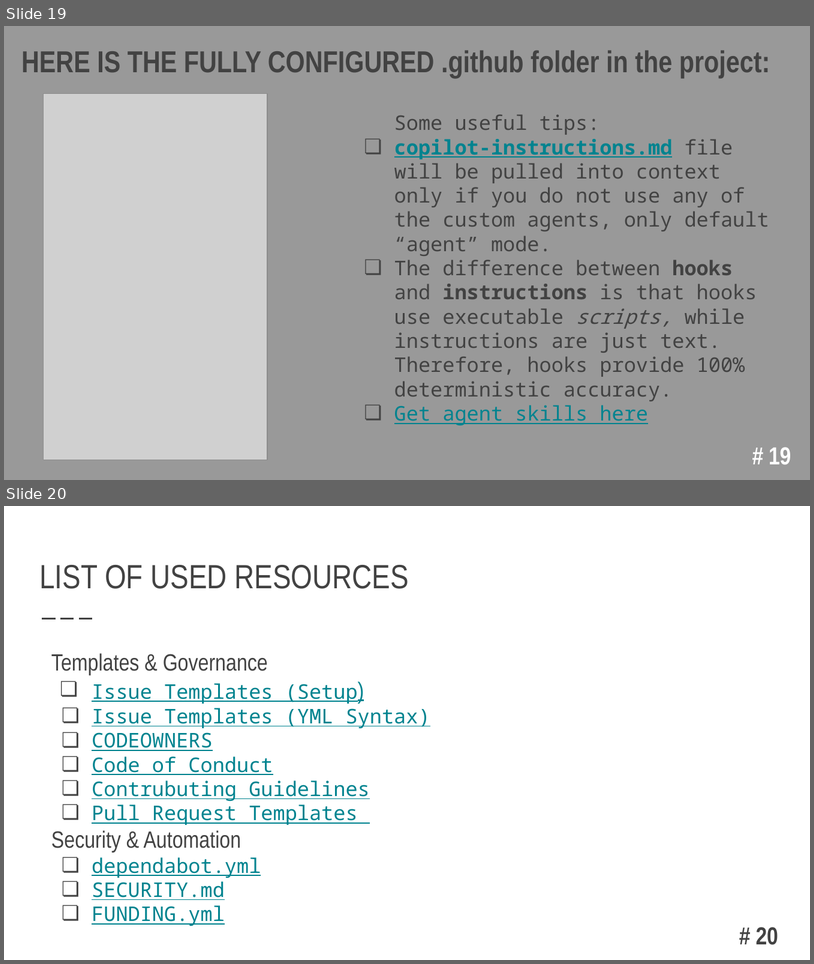
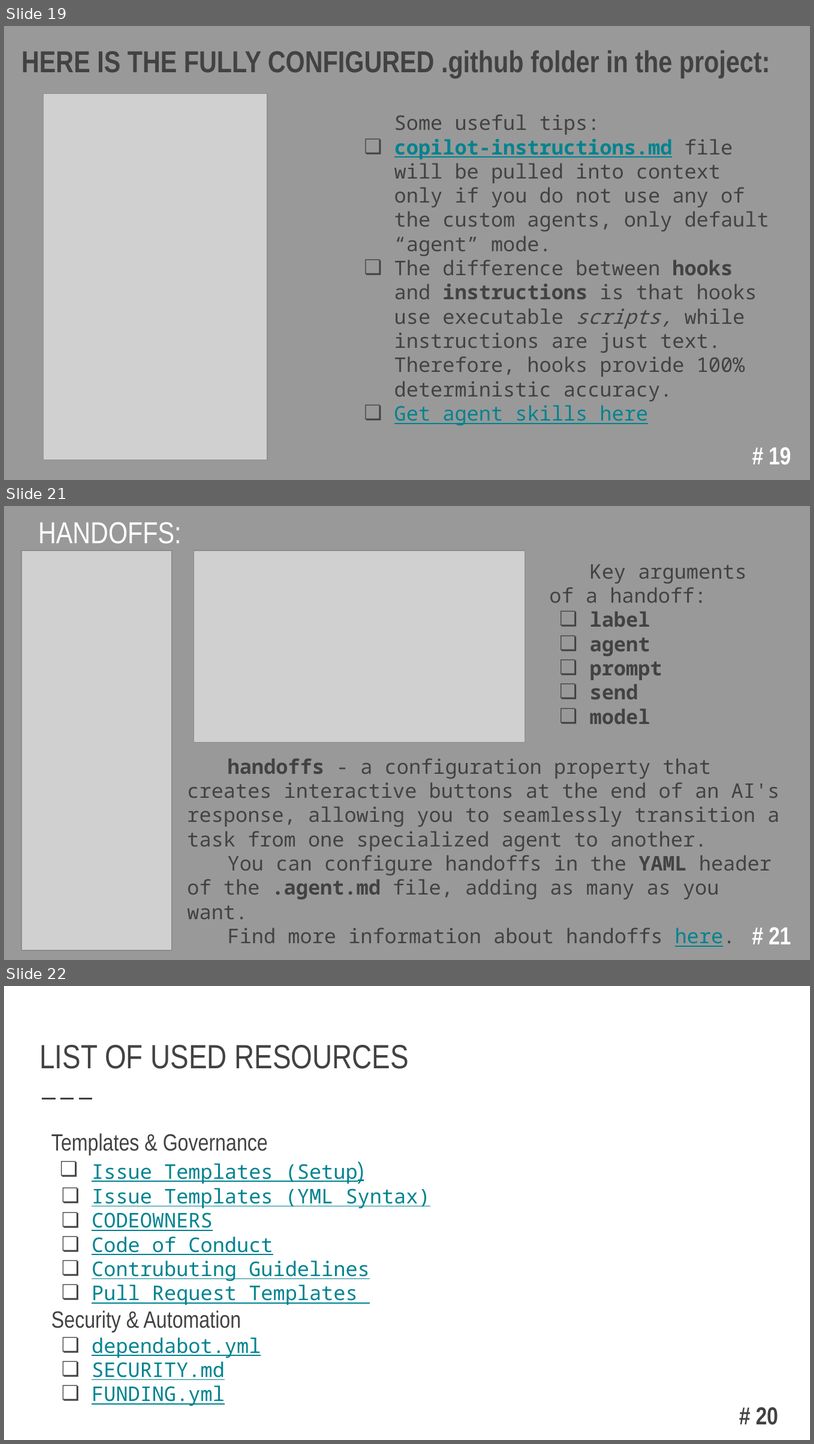
Before and after one commit to oleksandkov/oleksandkov-maded, a slide deck: presentations/.github Presentation/github folder in the project.pptx. Shown one above the other, each under a label of ours: slides 19 and 20 before the commit, slides 19, 21 and 22 after it; the slides between them are not shown. The pictures are 814x964 and 814x1444 pixels, drawn with LibreOffice and Linux fonts; fonts in the diff are those of the drawing; grey boxes stand for pictures. Boxes give left, top, right and bottom in pixels: in the first picture for what was removed or moved away, otherwise in the second. Text is boxed around its words. In the diff, an @@ line names an element or a change of style, - is before the commit and + after.

```diff
--- a/presentations/.github Presentation/github folder in the project.pptx
+++ b/presentations/.github Presentation/github folder in the project.pptx
@@ slide 21 added at bbox=[4, 506, 810, 960], background #999999 @@
@@ title added at bbox=[38, 522, 182, 544], 27 pt, text #FFFFFF @@
+HANDOFFS:
@@ picture added at bbox=[22, 550, 173, 949] @@
@@ picture added at bbox=[194, 550, 525, 742] @@
@@ text added at bbox=[549, 564, 747, 724], 18 pt, text #424242, bold @@
+Key arguments of a handoff:
+❏ label
+❏ agent
+❏ prompt
+❏ send
+❏ model
@@ text added at bbox=[187, 758, 780, 946], 18 pt, text #424242 @@
+handoffs - a configuration property that creates interactive buttons at the end of an AI's response, allowing you to seamlessly transition a task from one specialized agent to another.
+You can configure handoffs in the YAML header of the .agent.md file, adding as many as you want.
+Find more information about handoffs here.
@@ text added at bbox=[769, 927, 791, 944], 22 pt, text #FFFFFF, bold @@
+# 21
@@ what was slide 20 is now slide 22 @@
```
Also in this commit, not shown: 2 slides changed, 1 other slide added, 1 other file.
